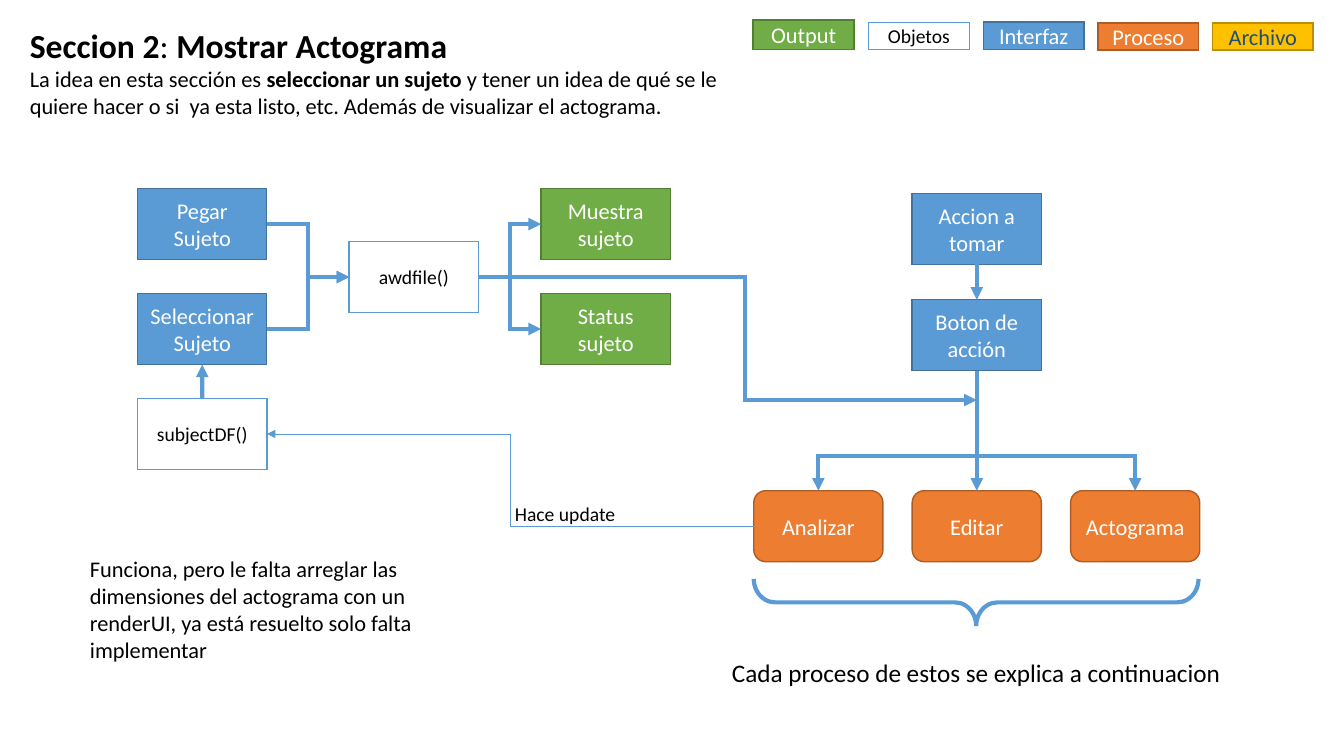
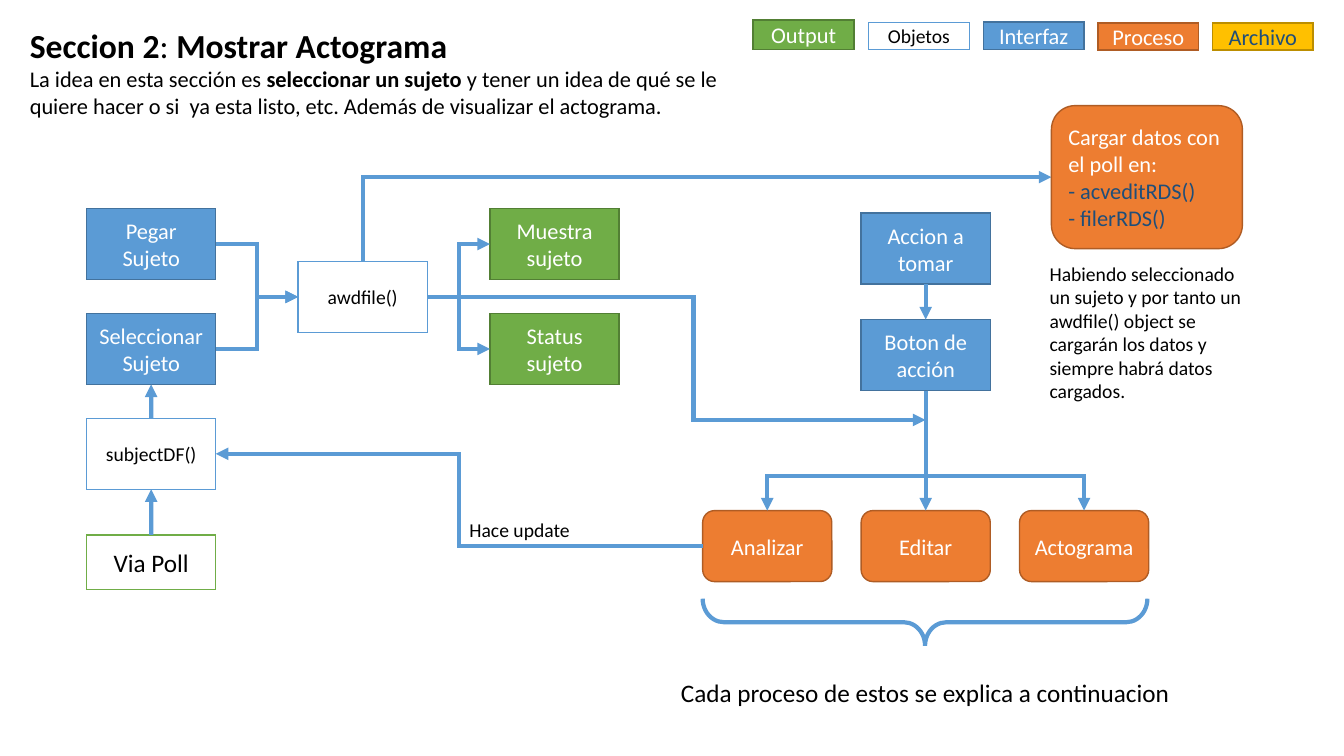
Before and after one commit to olitroski/Actigrafia, a slide deck: slide 6 of flujo edicion.pptx. Drawn at 1344x756 pixels with LibreOffice and Linux fonts; fonts in the diff are those of the drawing. Boxes give left, top, right and bottom in pixels: in the first picture for what was removed or moved away, otherwise in the second. Text is boxed around its words. In the diff, an @@ line names an element or a change of style, - is before the commit and + after.

Commit message:
funcionando ok hasta filtrar periodo
a vacas :)
feliz

```diff
--- a/flujo edicion.pptx
+++ b/flujo edicion.pptx
@@ rounded rectangle added at (1052,106,1242,249), fill #ED7D31, outline #AF5C24 1 pt, 16 pt, text #1F4E79 @@
+Cargar datos con el poll en:
+- acveditRDS()
+- filerRDS()
@@ elbow arrow added from (363, 261) to (1052, 177), #5B9BD5 3 pt @@
@@ text added at (1050,267,1241,402), 14 pt, text #000000 @@
+Habiendo seleccionado un sujeto y por tanto un awdfile() object se cargarán los datos y siempre habrá datos cargados.
@@ 8 rectangles, 8 elbow arrows, 3 rounded rectangles, 3 arrows, 1 text, 1 right brace: place and size @@
-8 rectangles, 8 elbow arrows, 3 rounded rectangles, 3 arrows, 1 text, 1 right brace at (138,189,1220,686)
+8 rectangles, 8 elbow arrows, 3 rounded rectangles, 3 arrows, 1 text, 1 right brace at (87,209,1169,706)
@@ elbow arrow (703, 546) - (216, 454): stroke #5B9BD5 0.5 pt to #5B9BD5 3 pt @@
@@ arrow added from (151, 535) to (151, 489), #5B9BD5 3 pt @@
@@ rectangle added at (87,535,216,590), fill #FFFFFF, outline #70AD47 1 pt, 18 pt, text #000000 @@
+Via Poll
@@ text "Hace update": place and size @@
-text "Hace update" at (515,507,615,527)
+text "Hace update" at (469,523,569,540)
@@ text removed at (90,561,411,662) @@
-Funciona, pero le falta arreglar las dimensiones del actograma con un renderUI, ya está resuelto solo falta implementar
```
Also in this commit, not shown: 1 other slide changed, 16 other files.
